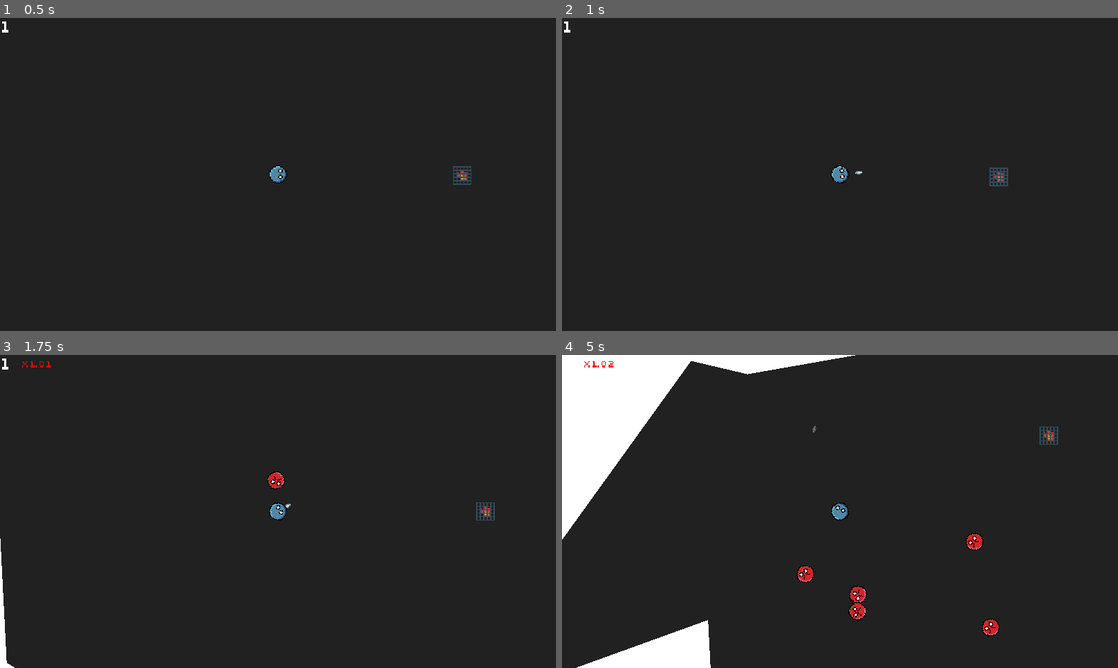
Above: before the commit, frames 1-4 (two rows, left to right).
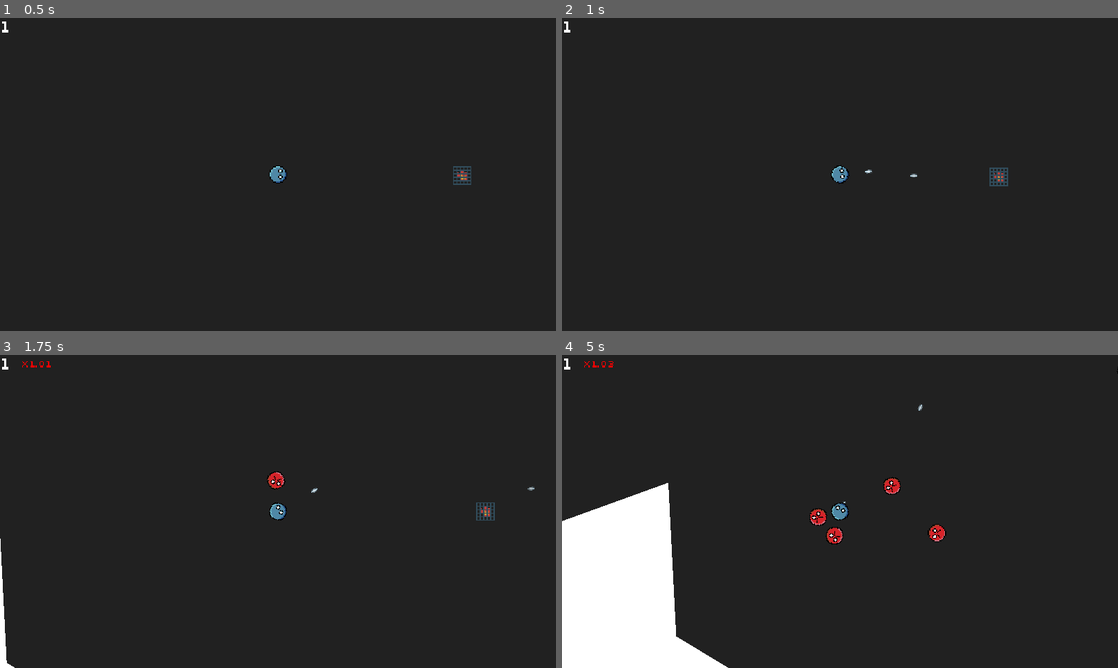
Above: after the commit, the same moments.

Repository: veprogames/top-down-incremental
Game: Godot game, scene res://level/level.tscn
Two runs of this game, one before a commit and one after it. Both use one fixed random seed, a clock stepped at 60 frames per second and the inputs below.
Inputs (mouse positions are in pixels of both pictures, inside the frame that each line leads up to):
- Up to frame 1 (0.5 s): no input
- Up to frame 2 (1 s): tap Enter at 0.5 s; move the mouse to (867, 174) at 0.52 s
- Up to frame 3 (1.75 s): move the mouse to (250, 511) at 1.27 s
- Up to frame 4 (5 s): move the mouse to (851, 505) at 2.02 s; move the mouse to (834, 517) at 2.77 s; move the mouse to (878, 514) at 3.52 s; move the mouse to (795, 508) at 4.27 s

Frame 1 is identical in both runs. In frame 2, less than 0.1% of the frame differs, in the area x 52-64%, y 48-51%; in frame 3, less than 0.1%; in frame 4, 19%, in the area x 0-100%, y 0-100%.

Commit message:
remove behavior group, imcrease player firerate

Diff:
--- a/player/player.gd
+++ b/player/player.gd
@@ -27,8 +27,8 @@
 	velocity = accumulated_motion
 	accumulated_motion = Vector2.ZERO
 
-	var firerate_multiplier: float = 1 + 0.005 * velocity.length()
-	shoot_timer += firerate_multiplier * delta
+	var firerate_multiplier: float = 1 + 0.0075 * velocity.length()
+	shoot_timer += 2 * firerate_multiplier * delta
 
 	# prevent jittering by only rotating at a min. velocity
 	if velocity.length() > VELOCITY_THRESHOLD:
--- a/project.godot
+++ b/project.godot
@@ -39,7 +39,6 @@
 [global_group]
 
 player=""
-enemy_move_behavior=""
 
 [gui]
 
